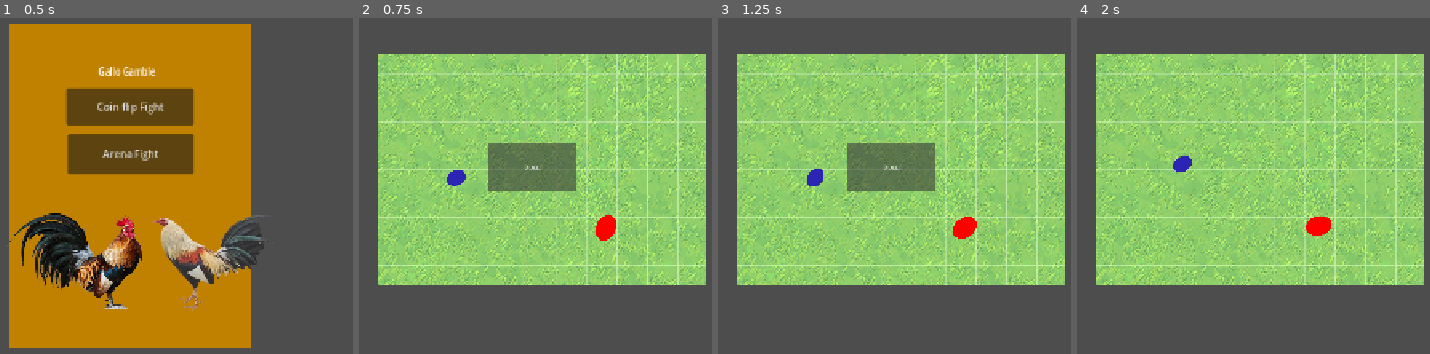
Above: before the commit, frames 1-4 (left to right).
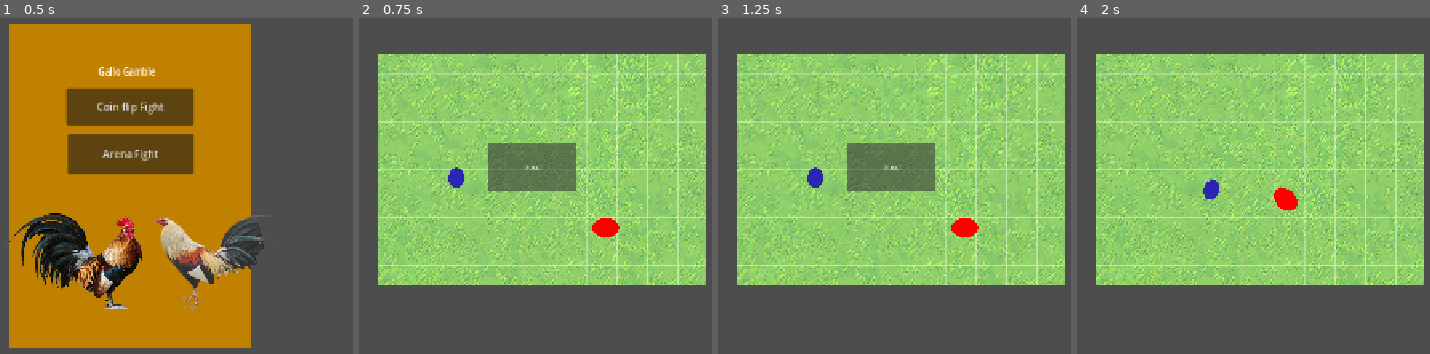
Above: after the commit, the same moments.

Repository: jose-valentin/GalloGamble
Game: Godot game, scene res://MainScene.tscn
Same seed, same stepped clock (60 frames per second), same inputs: the game is played once before the commit and once after it.
Inputs:
- Up to frame 1 (0.5 s): no input
- Up to frame 2 (0.75 s): click "Arena Fight" at 0.5 s
- Up to frame 3 (1.25 s): no input
- Up to frame 4 (2 s): click "DUEL!" at 1.25 s

Frame 1 is identical in both runs. In frame 2, 0.2% of the frame differs, in the area x 24-74%, y 44-67%; in frame 3, 0.1%; in frame 4, 1.1%, in the area x 27-72%, y 41-65%.

Commit message:
Update Arena.gd

Diff:
--- a/Arena.gd
+++ b/Arena.gd
@@ -77,9 +77,10 @@
 var max_angular_velocityB = 200.0
 
 func _physics_process(delta):
-	if !winCheck:
+	if start_button.disabled and !winCheck:
 		rooster_a.angular_velocity = max_angular_velocityA
 		rooster_b.angular_velocity = -max_angular_velocityB
+
 
 
 	var angular_damp_factor = 0.0599
